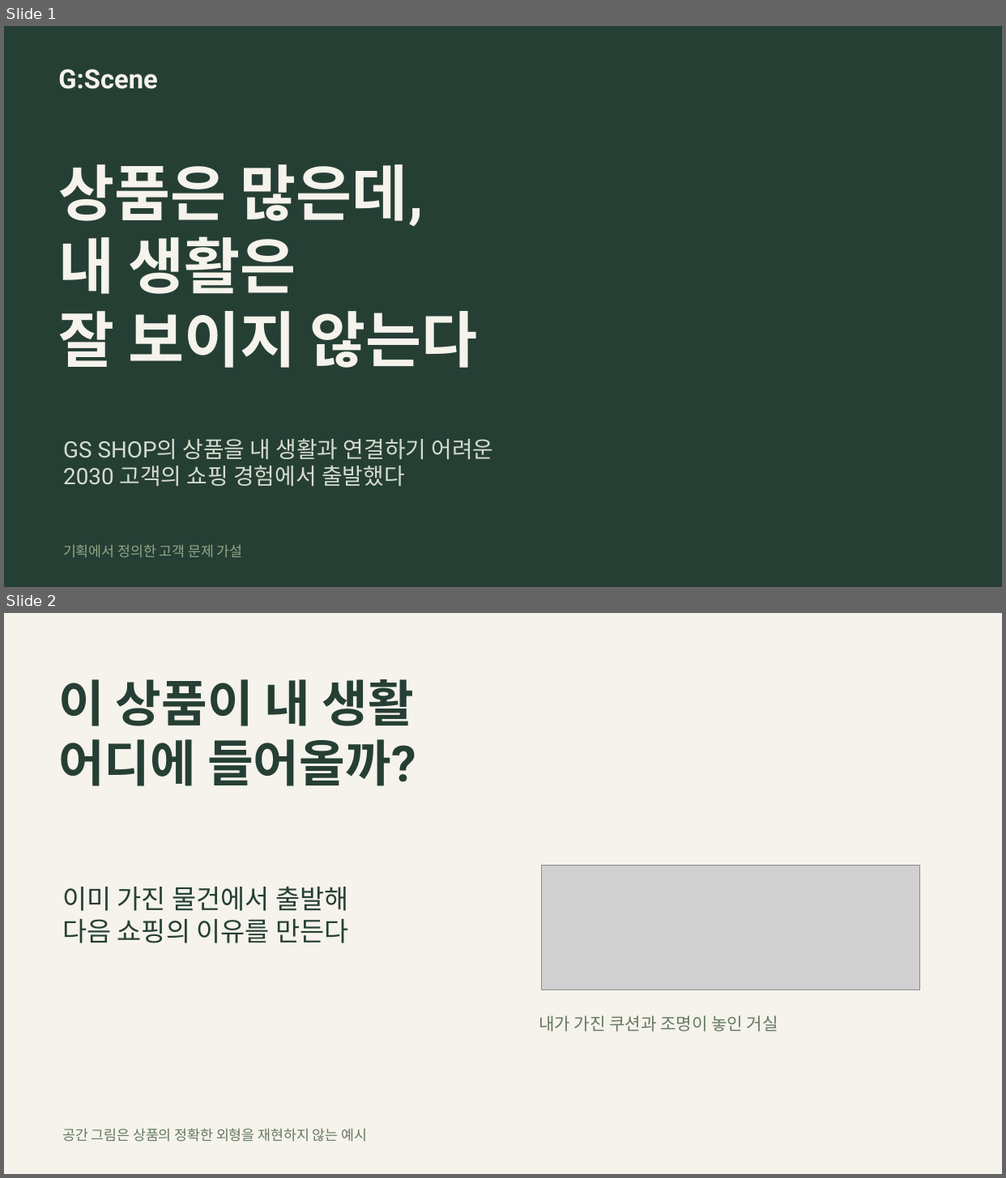
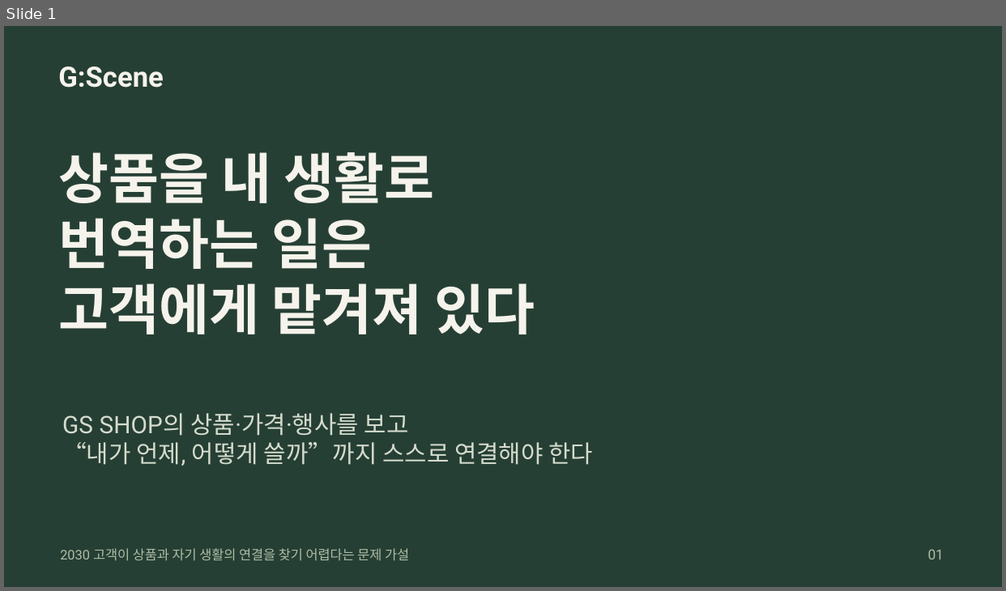
Before and after one commit to HyoJuJang/makmeaning, a slide deck: docs/presentation/GScene_Final_52g.pptx. Shown one above the other, each under a label of ours: slides 1 and 2 before the commit, slide 1 after it. The pictures are 1006x1178 and 1006x591 pixels, drawn with LibreOffice and Linux fonts; fonts in the diff are those of the drawing; grey boxes stand for pictures. Boxes give left, top, right and bottom in pixels: in the first picture for what was removed or moved away, otherwise in the second. Text is boxed around its words. In the diff, an @@ line names an element or a change of style, - is before the commit and + after.

```diff
--- a/docs/presentation/GScene_Final_52g.pptx
+++ b/docs/presentation/GScene_Final_52g.pptx
@@ slide 2 removed at box(4, 613, 1002, 1174), background #F5F3EB @@
@@ text removed at box(58, 679, 415, 786) @@
-이 상품이 내 생활
-어디에 들어올까?
@@ picture removed at box(542, 866, 919, 991) @@
@@ text removed at box(62, 886, 348, 943) @@
-이미 가진 물건에서 출발해
-다음 쇼핑의 이유를 만든다
@@ text removed at box(539, 1016, 778, 1032) @@
-내가 가진 쿠션과 조명이 놓인 거실
@@ text removed at box(62, 1128, 367, 1142) @@
-공간 그림은 상품의 정확한 외형을 재현하지 않는 예시
@@ slide 1 changed as well @@
@@ text "G:Scene" at box(58, 66, 164, 88): size 25.5 to 27 pt @@
@@ text at box(58, 152, 535, 335): text changed; size 58.5 to 52.5 pt @@
-상품은 많은데,
-내 생활은
-잘 보이지 않는다
+상품을 내 생활로
+번역하는 일은
+고객에게 맡겨져 있다
@@ text at box(62, 413, 594, 466): text changed; size 21.8 to 23.2 pt @@
-GS SHOP의 상품을 내 생활과 연결하기 어려운
-2030 고객의 쇼핑 경험에서 출발했다
+GS SHOP의 상품·가격·행사를 보고
+“내가 언제, 어떻게 쓸까”까지 스스로 연결해야 한다
@@ text at box(60, 548, 409, 561): text changed; size 13.5 to 12.8 pt; text colour #94A687 to #AEBDA5 @@
-기획에서 정의한 고객 문제 가설
+2030 고객이 상품과 자기 생활의 연결을 찾기 어렵다는 문제 가설
@@ text added at box(928, 549, 944, 560), 13.5 pt, text #AEBDA5 @@
+01
```
Also in this commit, not shown: 1 other slide changed, 3 slides added, 2 other slides removed, 43 other files.
